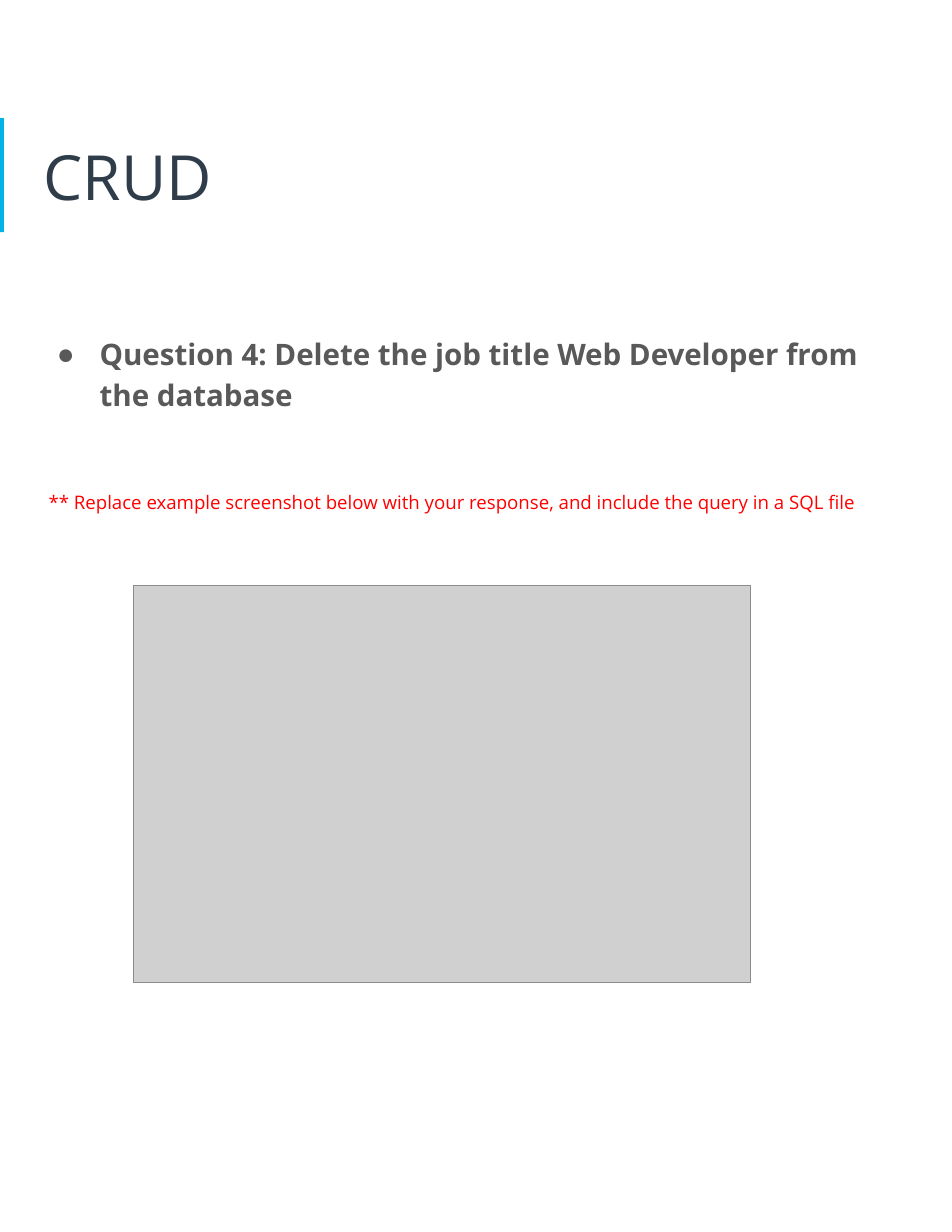
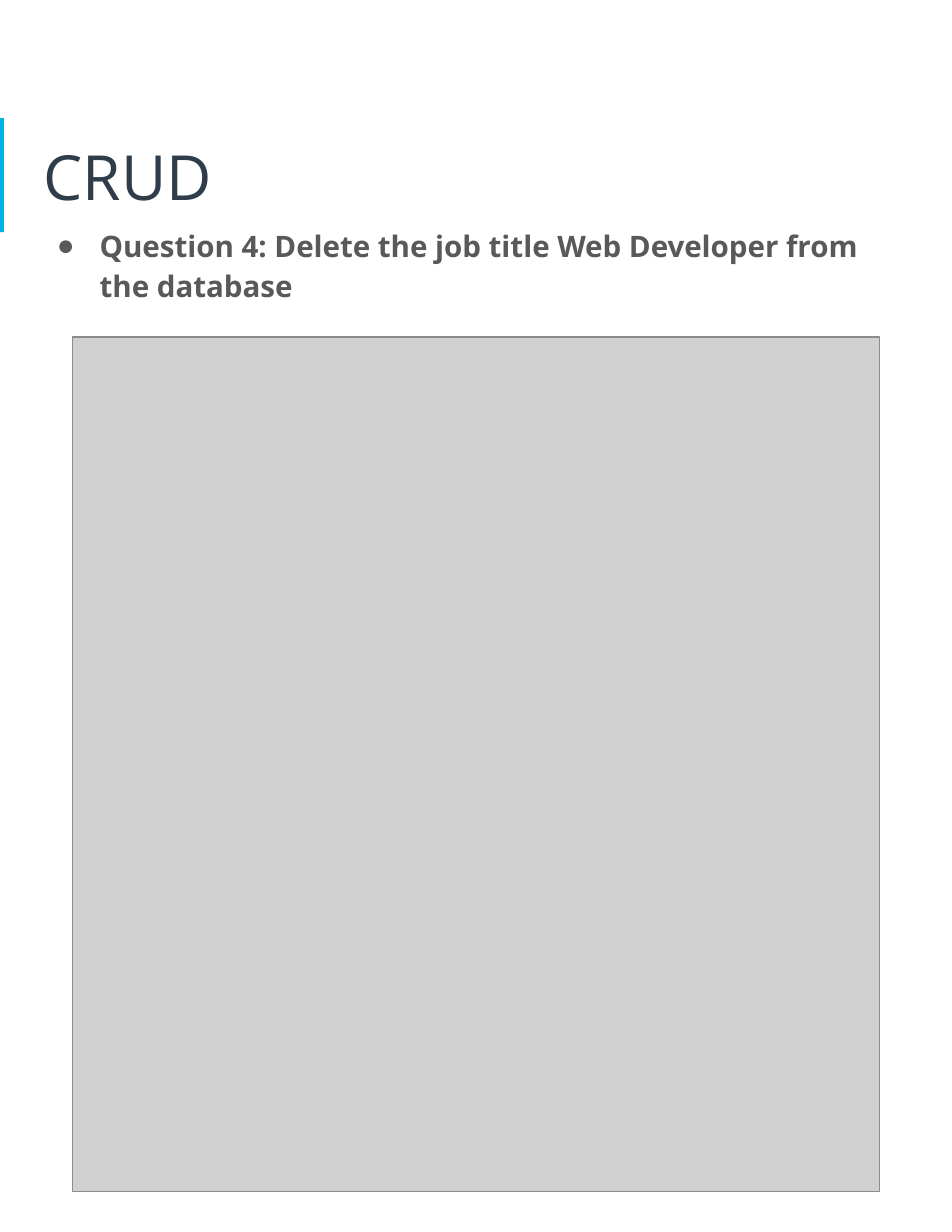
Before and after one commit to SwimLane2/udacity-ai-masters, a slide deck: slide 22 of Modules/03-Data-Architect/projects/Project 1 - Human Resources Database Design/report/HR_Database_Design_Project_Arjun_Avalakki_Mohan.pptx. Drawn at 952x1232 pixels with LibreOffice and Linux fonts; fonts in the diff are those of the drawing; grey boxes stand for pictures. Boxes give left, top, right and bottom in pixels: in the first picture for what was removed or moved away, otherwise in the second. Text is boxed around its words. In the diff, an @@ line names an element or a change of style, - is before the commit and + after.

```diff
--- a/Modules/03-Data-Architect/projects/Project 1 - Human Resources Database Design/report/HR_Database_Design_Project_Arjun_Avalakki_Mohan.pptx
+++ b/Modules/03-Data-Architect/projects/Project 1 - Human Resources Database Design/report/HR_Database_Design_Project_Arjun_Avalakki_Mohan.pptx
@@ text "Question 4: Delete the job ...": place and size @@
-text "Question 4: Delete the job ..." at box(74, 342, 857, 514)
+text "Question 4: Delete the job ..." at box(100, 234, 857, 298)
@@ picture added at box(73, 337, 880, 1192) @@
@@ text at box(74, 494, 854, 514): paragraph removed @@
-** Replace example screenshot below with your response, and include the query in a SQL file
@@ picture removed at box(133, 586, 750, 983) @@
```
Also in this commit, not shown: 8 other slides changed, 2 other files.
